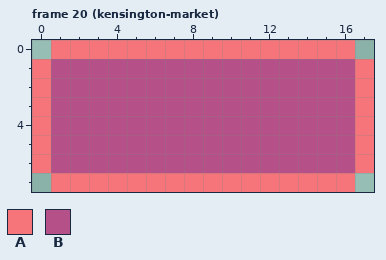
Two states of a pixel-art file, art/ui/ui-zone-pips.aseprite. That is the earlier state.
18x8 pixels, 25 frames. Shown: frame 20 (kensington-market). The commit also changed other frames, which this record leaves out.
Palette (. is transparent): A #f6757a  B #b55088
The same view after the edit:
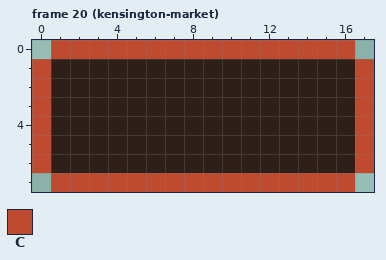
Colours new in this view: C #be4a2f
Difference:
colour B: #b55088 -> #2e2019
Changed rows in their new state; - is a pixel that keeps its letter.
Frame 20 (kensington-market):
first column x 0:
0 -CCCCCCCCCCCCCCCC-
1 C----------------C
2 C----------------C
3 C----------------C
4 C----------------C
5 C----------------C
6 C----------------C
7 -CCCCCCCCCCCCCCCC-
